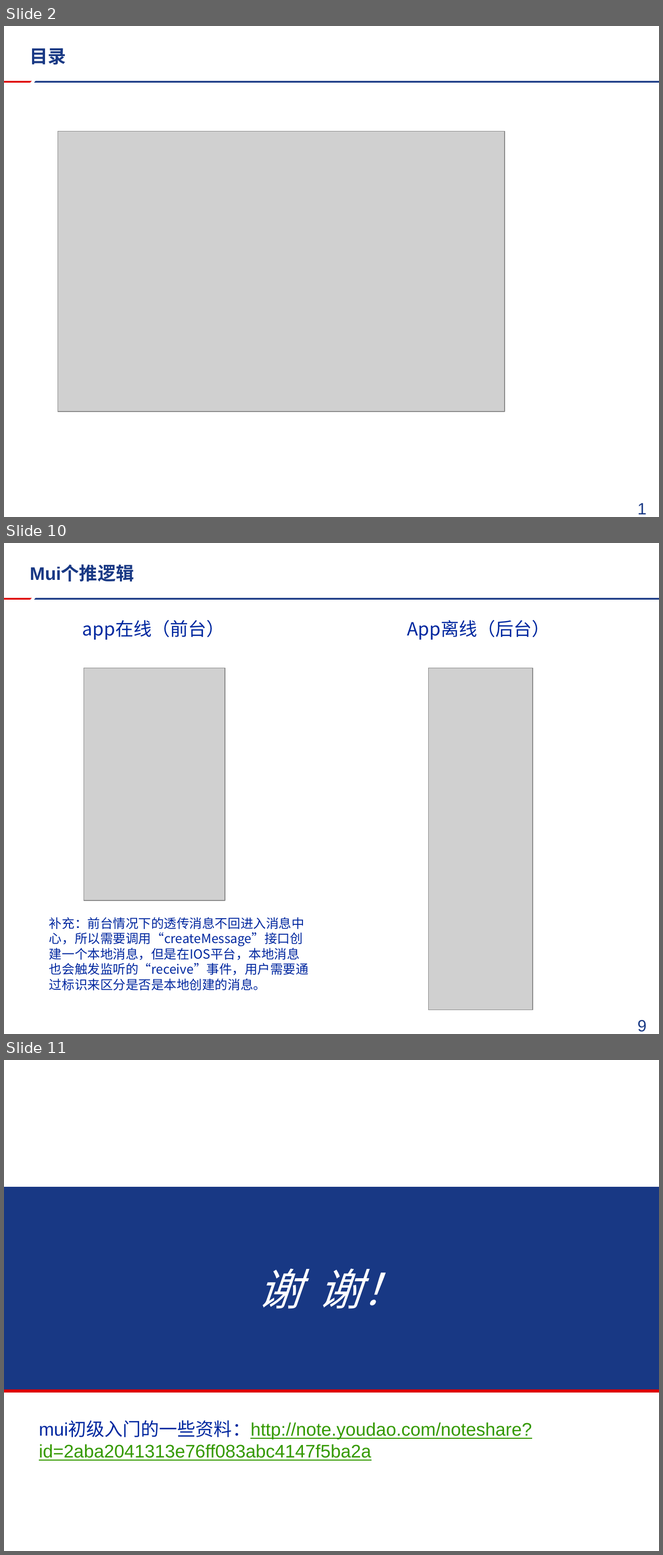
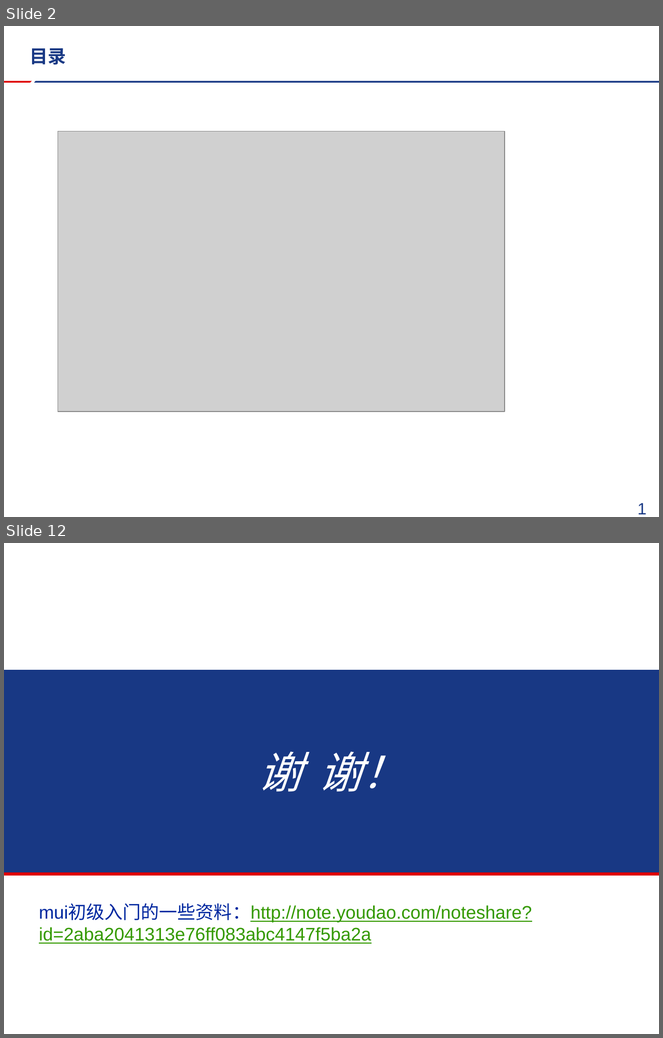
Before and after one commit to FireSmallPanda/swdt, a slide deck: javascript技术分享/mui以及推送分享.pptx. Shown one above the other, each under a label of ours: slides 2, 10 and 11 before the commit, slides 2 and 12 after it; the slides between them are not shown. The pictures are 663x1555 and 663x1038 pixels, drawn with LibreOffice and Linux fonts; fonts in the diff are those of the drawing; grey boxes stand for pictures; background and template pictures are left out. Boxes give left, top, right and bottom in pixels: in the first picture for what was removed or moved away, otherwise in the second. Text is boxed around its words. In the diff, an @@ line names an element or a change of style, - is before the commit and + after.

```diff
--- a/javascript技术分享/mui以及推送分享.pptx
+++ b/javascript技术分享/mui以及推送分享.pptx
@@ slide 10 removed at <box>4,543,659,1034</box>, background #FFFFFF; not listed: 2 template elements that a slide beside it also shows @@
@@ title removed at <box>30,565,135,581</box> @@
-Mui个推逻辑
@@ text removed at <box>83,620,225,640</box> @@
-app在线（前台）
@@ text removed at <box>407,620,550,640</box> @@
-App离线（后台）
@@ picture removed at <box>84,668,225,901</box> @@
@@ picture removed at <box>428,668,533,1011</box> @@
@@ text removed at <box>49,917,309,991</box> @@
-补充：前台情况下的透传消息不回进入消息中心，所以需要调用“createMessage”接口创建一个本地消息，但是在IOS平台，本地消息也会触发监听的“receive”事件，用户需要通过标识来区分是否是本地创建的消息。
@@ page number removed at <box>638,1020,647,1032</box> @@
-9
@@ what was slide 11 is now slide 12 @@
```
Also in this commit, not shown: 2 slides changed, 7 slides added, 5 other slides removed, 1 other file.
